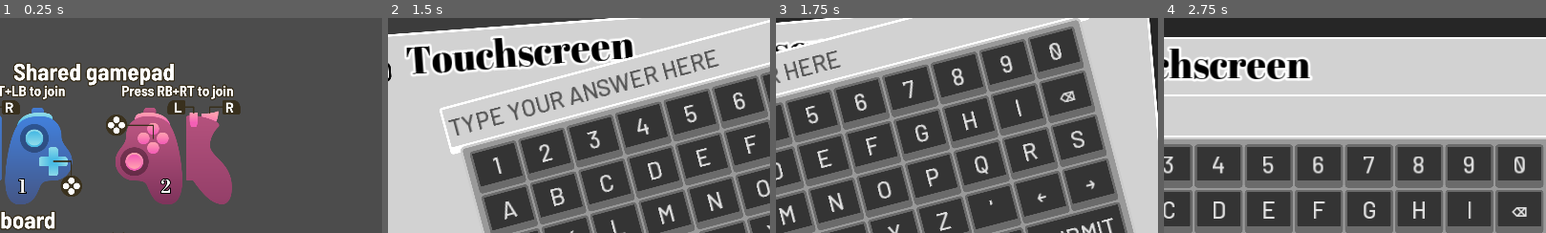
Above: before the commit, frames 1-4 (left to right).
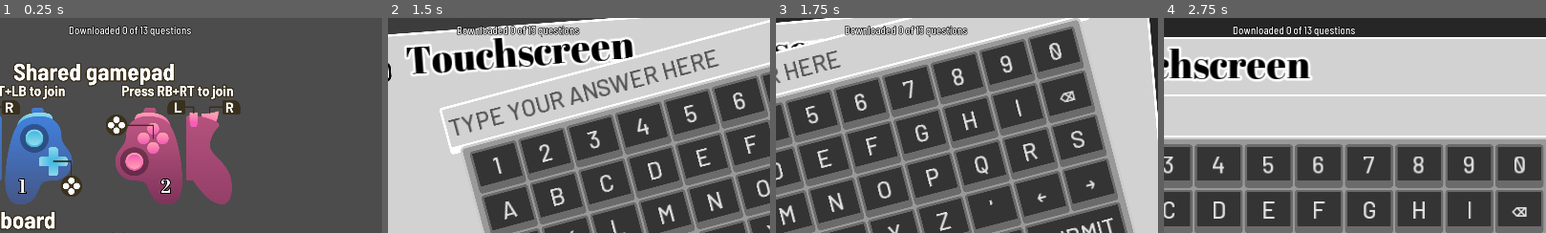
Above: after the commit, the same moments.

Repository: JapanYoshi/salty
Game: Godot game, scene res://signup.tscn
Same seed, same stepped clock (60 frames per second), same inputs: the game is played once before the commit and once after it. This scene is started directly instead of the project's main scene. Sound files missing from this copy of the repository are replaced by a short silence.
Inputs (mouse positions are % of the whole screen's width and height, from its top left):
- Up to frame 1 (0.25 s): no input
- Up to frame 2 (1.5 s): tap Enter (ui_accept) at 0.5, 0.77 s; move the mouse to (72, 45) at 0.52 s; hold Right (ui_right) 0.53-1.25 s; hold U (signup2) 0.53-1.25 s; click (72, 45) at 0.67 s; click "Play using touch controls?" at 1.25 s
- Up to frame 3 (1.75 s): no input
- Up to frame 4 (2.75 s): click (47, 20) at 2.02 s; type "Alex" at 2.1 s
The pictures show only the part of the screen within x 33-83%, y 0-50%; the shares and areas given below are measured in that part.

The runs differ from the first frame. In frame 1, 0.9% of the frame differs, in the area x 18-51%, y 3-9%; in frame 2, 0.9%; in frame 3, 0.9%; in frame 4, 0.7%.

Commit message:
Update loading display

Diff:
--- a/Signup.gd
+++ b/Signup.gd
@@ -14,6 +14,7 @@
 }
 
 func _ready():
+	update_loading_progress(0, 13, -1)
 	R.rng.randomize()
 	C.connect("gp_button", self, "_gp_button")
 	$LoadingPanel.hide()
@@ -359,5 +360,8 @@
 	$LoadingPanel/ProgressBar.max_value = total
 	$LoadingPanel/ProgressBar.value = partial
 	$LoadingPanel/Progress.set_text(
-		"Loaded %d of %d questions (%05.1f%%)" % [partial, total, 100.0 * partial / total]
+		"%d of %d questions (%05.1f%%)" % [partial, total, 100.0 * partial / total]
 	)
+	$LoadingProgress.set_text(
+		"Downloaded %d of %d questions" % [partial, total]
+	)
--- a/signup.tscn
+++ b/signup.tscn
@@ -700,6 +700,22 @@
 "_edit_use_anchors_": false
 }
 
+[node name="LoadingProgress" type="Label" parent="."]
+anchor_left = 0.5
+anchor_right = 0.5
+margin_left = -300.0
+margin_top = 8.0
+margin_right = 300.0
+margin_bottom = 56.0
+rect_scale = Vector2( 0.5, 0.5 )
+rect_pivot_offset = Vector2( 300, 0 )
+custom_fonts/font = ExtResource( 11 )
+align = 1
+valign = 2
+__meta__ = {
+"_edit_use_anchors_": false
+}
+
 [node name="LoadingPanel" type="Panel" parent="."]
 anchor_left = 0.5
 anchor_top = 0.5
@@ -730,7 +746,6 @@
 anchor_bottom = 1.0
 margin_bottom = -72.0
 custom_fonts/font = ExtResource( 9 )
-text = "Loading question pack online..."
 align = 1
 valign = 2
 __meta__ = {
@@ -742,7 +757,6 @@
 anchor_bottom = 1.0
 margin_top = 72.0
 custom_fonts/font = ExtResource( 11 )
-text = "Loaded ?? of ?? questions (???.?%)"
 align = 1
 __meta__ = {
 "_edit_use_anchors_": false
